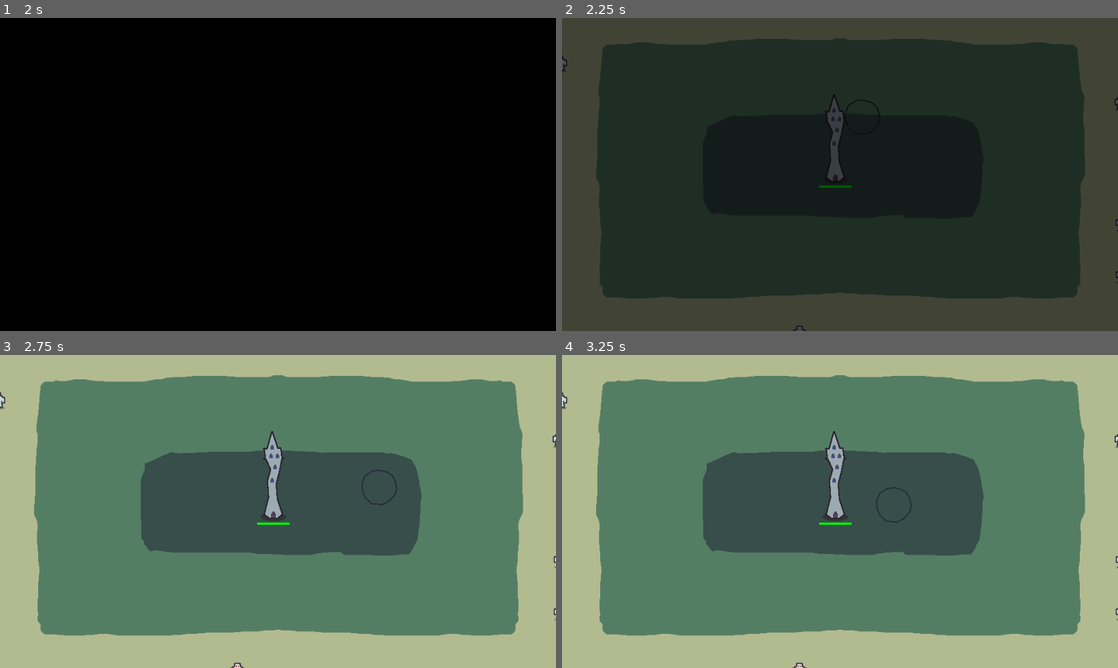
Above: before the commit, frames 1-4 (two rows, left to right).
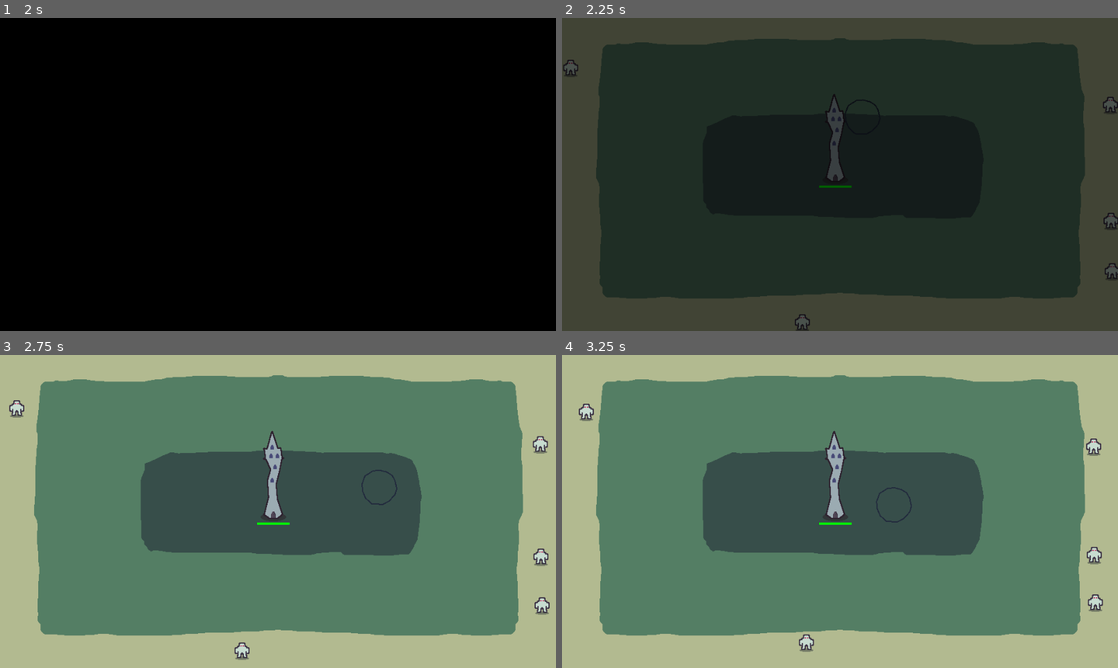
Above: after the commit, the same moments.

Repository: hawkstein/ludum-dare-58-collector
Game: Godot game, scene res://utils/ui/main_menu.tscn
Two runs of this game, one before a commit and one after it. Both use one fixed random seed, a clock stepped at 60 frames per second and the inputs below.
Inputs (mouse positions are in pixels of both pictures, inside the frame that each line leads up to):
- Up to frame 1 (2 s): click "Start" at 0.5 s; click "Start" at 1.25 s
- Up to frame 2 (2.25 s): tap Enter (ui_accept) at 2 s; move the mouse to (962, 158) at 2.02 s; click (962, 158) at 2.17 s
- Up to frame 3 (2.75 s): tap Enter (ui_accept) at 2.27 s
- Up to frame 4 (3.25 s): move the mouse to (728, 527) at 2.77 s; click (728, 527) at 2.92 s; tap Enter (ui_accept) at 3.02 s

Frame 1 is identical in both runs. In frame 2, 0.3% of the frame differs, in the area x 0-100%, y 11-100%; in frame 3, 0.7%; in frame 4, 0.7%.

Commit message:
add enemy move to target

Diff:
--- a/entities/enemy/enemy.gd
+++ b/entities/enemy/enemy.gd
@@ -1 +1,20 @@
 extends Node2D
+
+var tower_positiom: Vector2 = Vector2(472, 281) # Hardcoded tower position
+var speed: float = 30.0
+var target_distance:float = 50.0
+var is_moving: bool = true
+var is_attacking: bool = false
+
+func _process(delta):
+	if not is_moving:
+		return
+
+	var direction = (tower_positiom - global_position).normalized()
+	var distance_to_tower = global_position.distance_to(tower_positiom)
+
+	if distance_to_tower < target_distance:
+		is_moving = false
+		is_attacking = true
+	else:
+		global_position += direction * speed * delta
--- a/entities/main.tscn
+++ b/entities/main.tscn
@@ -79,5 +79,6 @@
 
 [node name="Enemies" type="Node2D" parent="."]
 unique_name_in_owner = true
+y_sort_enabled = true
 
 [node name="Collector" parent="." instance=ExtResource("7_msjn6")]
